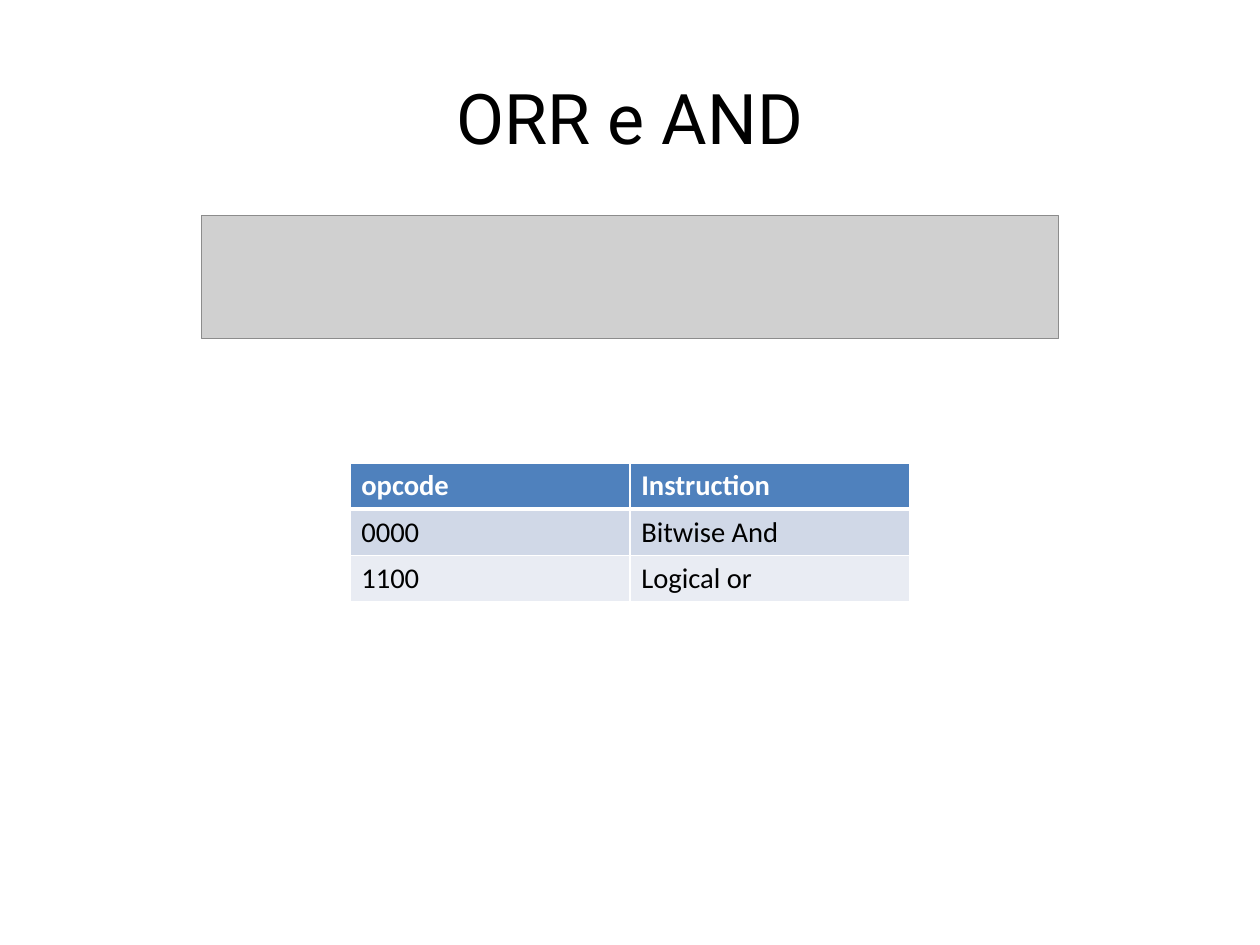
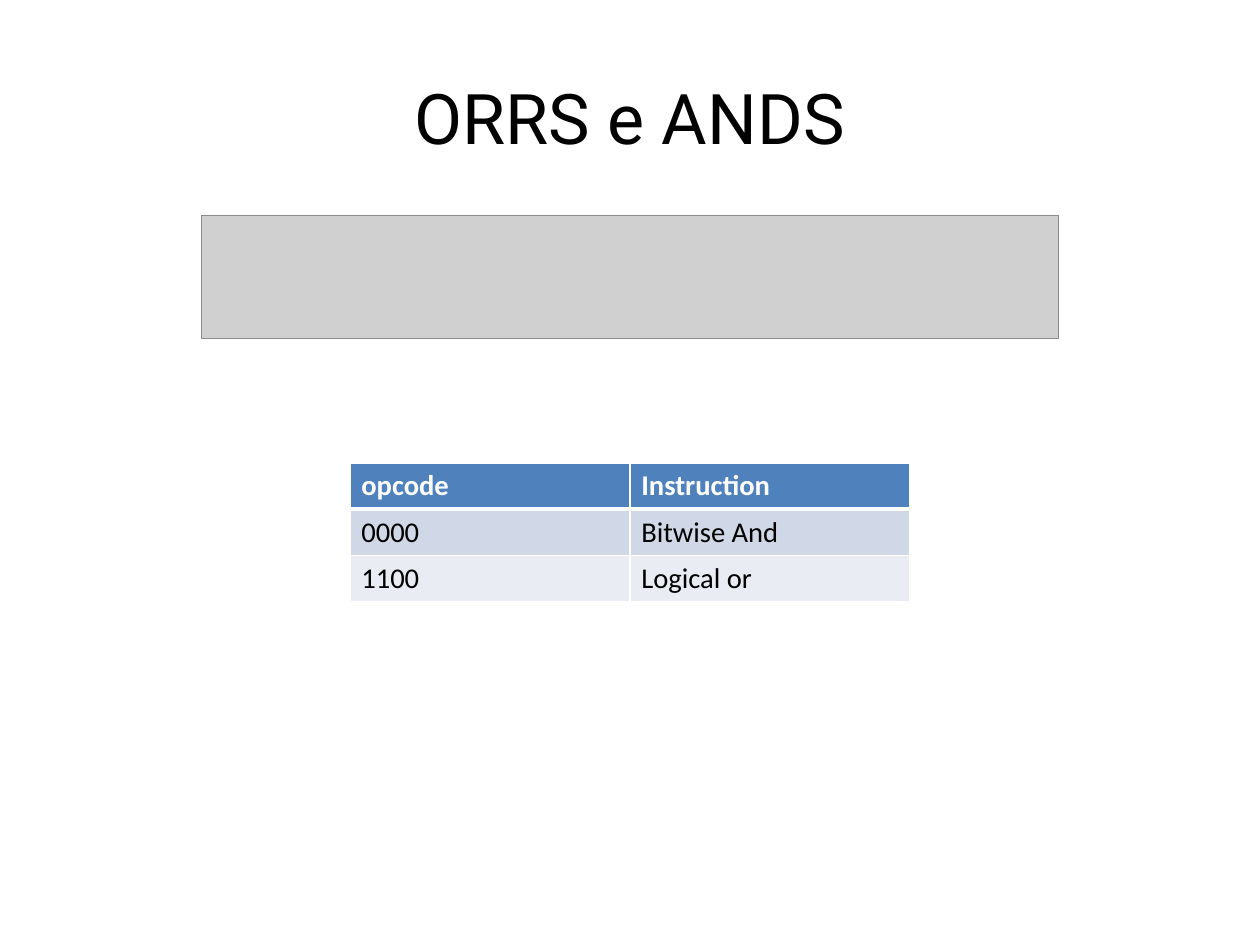
Before and after one commit to jardelufc/RISCME, a slide deck: slide 12 of docs/RISCME..pptx (slide 11 before the commit). Drawn at 1260x945 pixels with LibreOffice and Linux fonts; fonts in the diff are those of the drawing; grey boxes stand for pictures. Boxes give left, top, right and bottom in pixels: in the first picture for what was removed or moved away, otherwise in the second. Text is boxed around its words. In the diff, an @@ line names an element or a change of style, - is before the commit and + after.

```diff
--- a/docs/RISCME..pptx
+++ b/docs/RISCME..pptx
@@ text at [415,93,845,145]: text changed @@
-ORR e AND
+ORRS e ANDS
```
Also in this commit, not shown: 10 other slides changed, 2 slides added, 3 other files.
